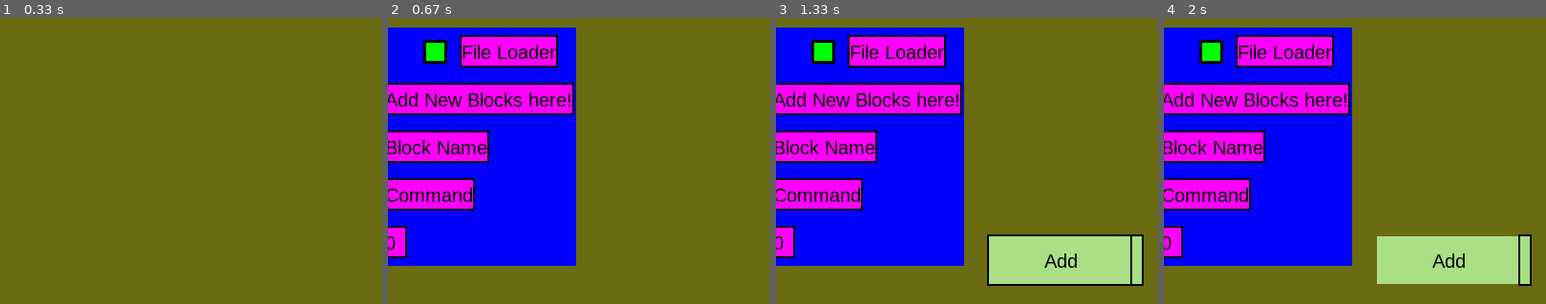
Above: before the commit, frames 1-4 (left to right).
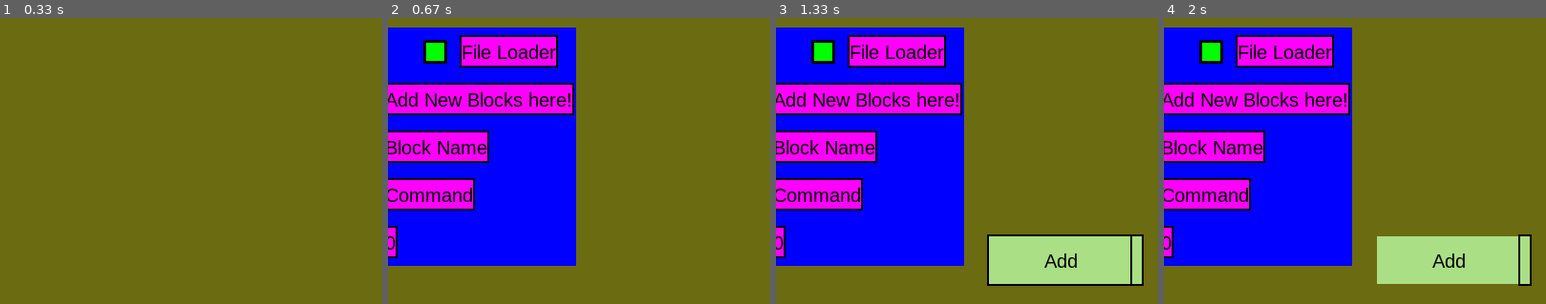
Above: after the commit, the same moments.

Repository: wsadzanie2/PyBlockCode
Game: pygame game, started from main.py
Same seed, same stepped clock (60 frames per second), same inputs: the game is played once before the commit and once after it.
Inputs (mouse positions are % of the whole screen's width and height, from its top left):
- Up to frame 1 (0.33 s): no input
- Up to frame 2 (0.67 s): click (28, 4) at 0.38 s
- Up to frame 3 (1.33 s): click "Add New Blocks here!" at 0.72 s; press the mouse at (12, 97) at 1.03 s; move the mouse to (41, 70) at 1.13 s; release the mouse at (70, 42) at 1.27 s
- Up to frame 4 (2 s): click (12, 28) at 1.38 s; press the mouse at (12, 28) at 1.7 s; move the mouse to (16, 22) at 1.8 s; release the mouse at (20, 16) at 1.93 s
The pictures show only the part of the screen within x 33-83%, y 0-50%; the shares and areas given below are measured in that part.

Frame 1 is identical in both runs. In frame 2, 0.3% of the frame differs, in the area x 2-5%, y 72-84%; in frame 3, 0.3%; in frame 4, 0.3%.

Commit message:
Made the Text Boxes a bit better

Diff:
--- a/main.py
+++ b/main.py
@@ -303,8 +303,8 @@
         self.text_rect = self.text_surface.get_rect()
         self.text_rect.midleft = self.rect.midleft
         self.rect.width = self.text_rect.width
-        if len(self.text) <= 1:
-            self.rect.width += 10
+        if self.rect.width <= 10:
+            self.rect.width = 10
 
     def draw(self, surface):
         self.update_values()
